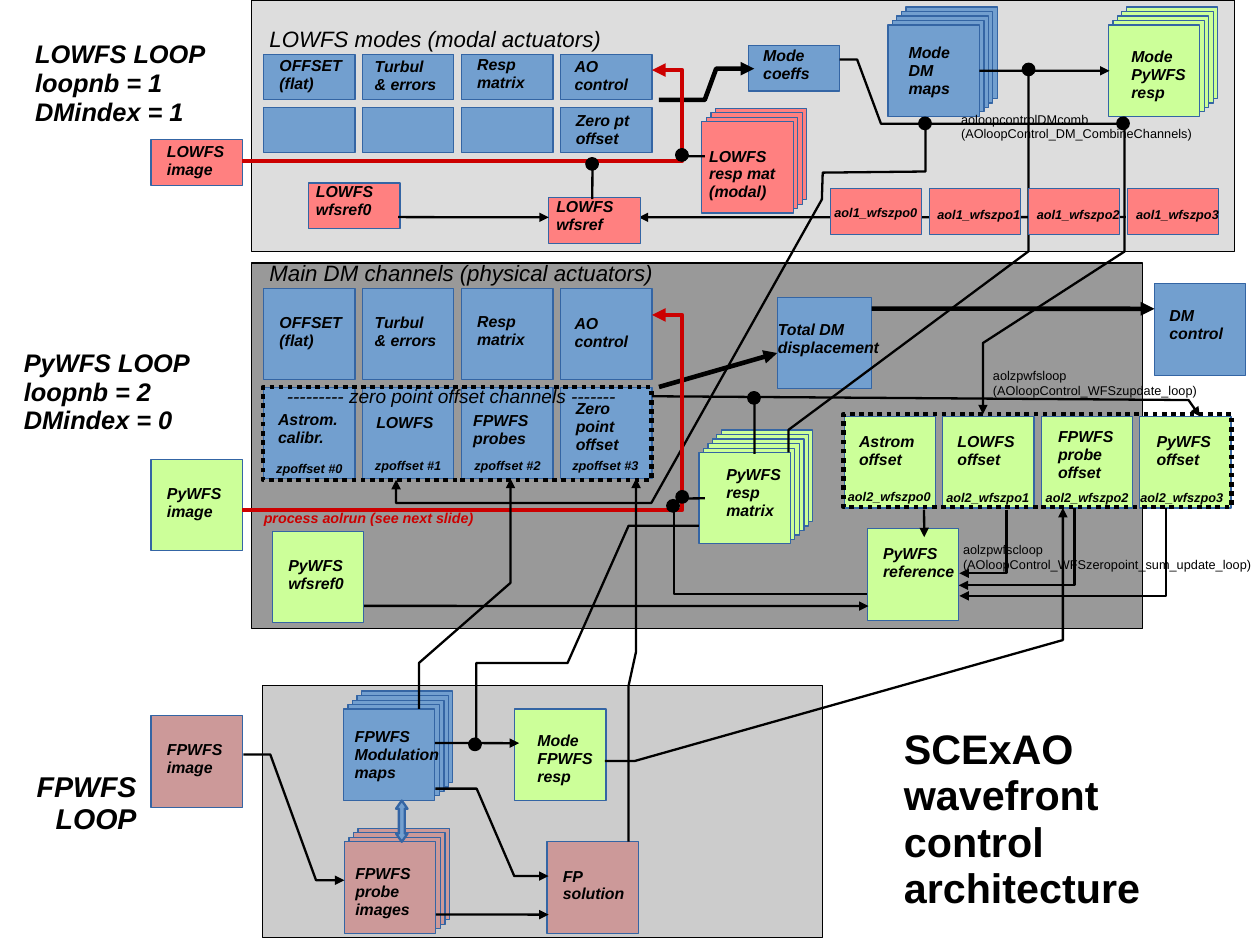
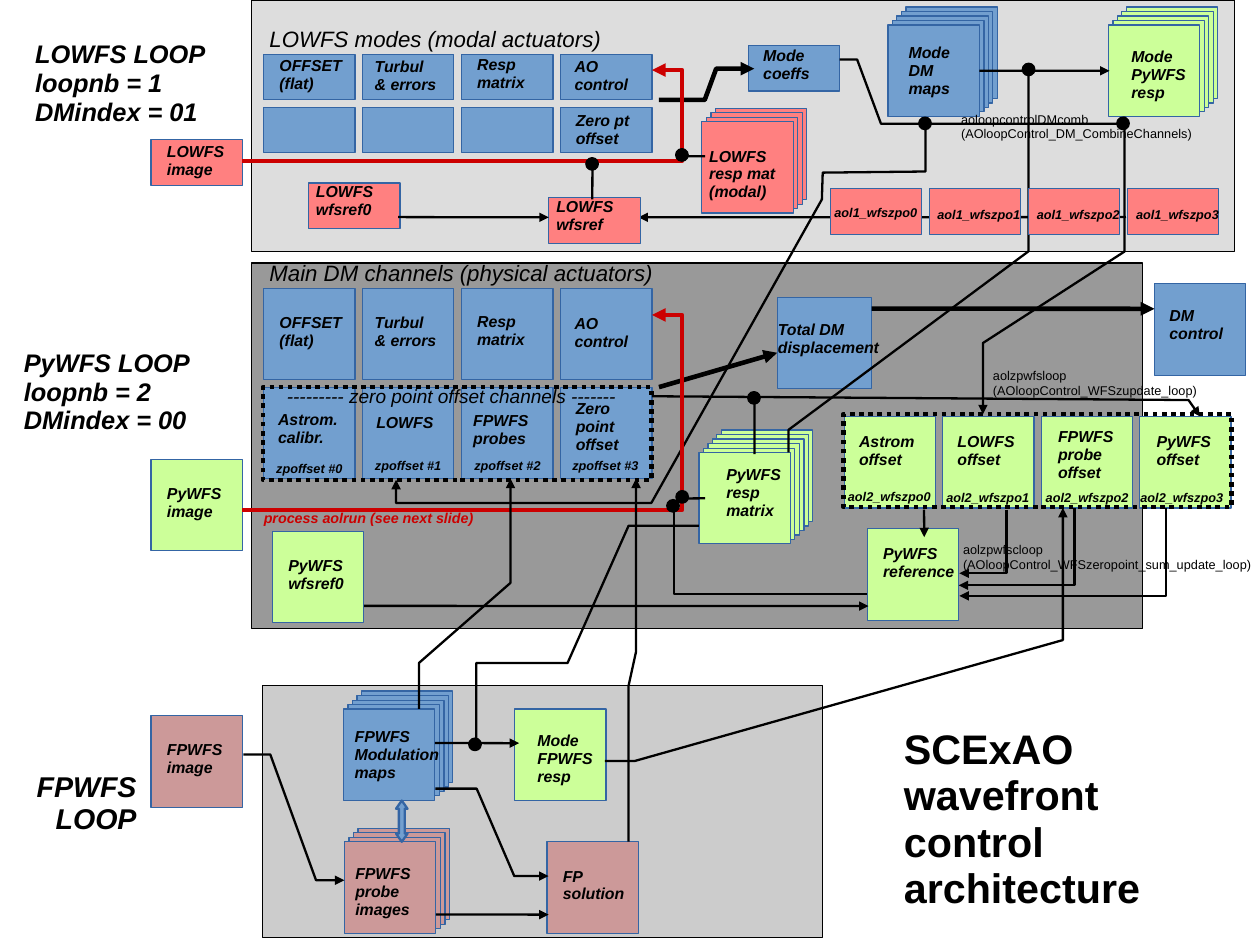
Before and after one commit to oguyon/Cfits, a slide deck: slide 1 of src/AOloopControl/doc/AOloopControl_figs.ppt. Drawn at 1260x945 pixels with LibreOffice and Linux fonts; fonts in the diff are those of the drawing. Boxes give left, top, right and bottom in pixels: in the first picture for what was removed or moved away, otherwise in the second. Text is boxed around its words. In the diff, an @@ line names an element or a change of style, - is before the commit and + after.

```diff
--- a/src/AOloopControl/doc/AOloopControl_figs.ppt
+++ b/src/AOloopControl/doc/AOloopControl_figs.ppt
@@ text at bbox=[35, 102, 197, 122]: text changed @@
-DMindex = 1
+DMindex = 01
@@ text at bbox=[24, 410, 186, 430]: text changed @@
-DMindex = 0
+DMindex = 00
```
Also in this commit, not shown: 2 other slides changed, 18 other files.
